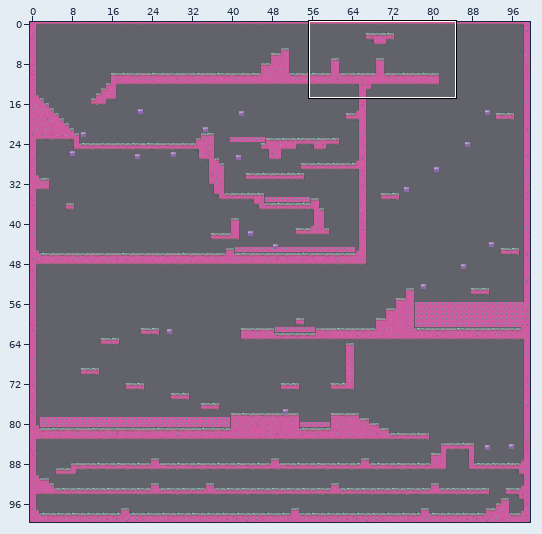
Level history. Tiled map: res/maps/testmap_3.tmx. Above, an overview of the earlier version with the close-up marked.
Close-up. Before the commit:
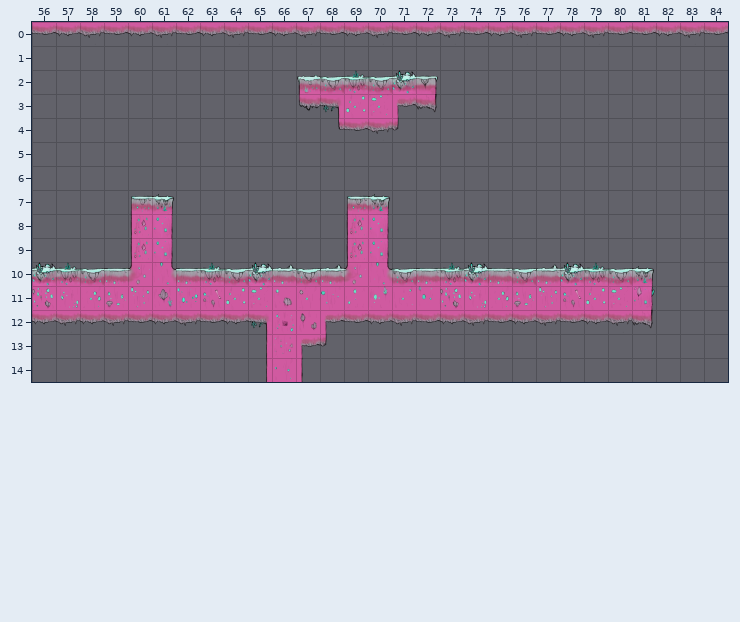
Cells are 64x64 px. Shown: x 56..84, y 0..14. The commit also changed other parts of the map, which this record leaves out.
And afterwards:
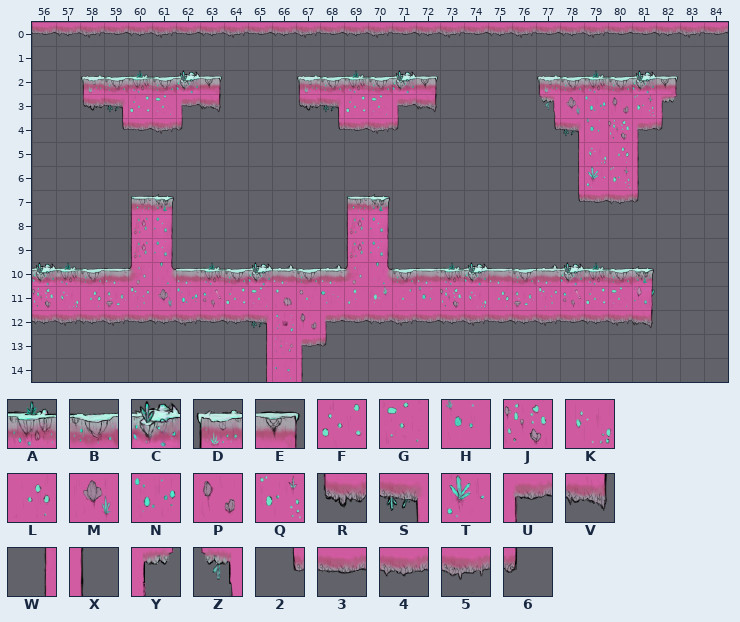
Key: from "tiledmap_final": A 7, B 8, C 9, D 54, E 62, F 82, G 83, H 108, J 109, K 110, L 111, M 132, N 133, P 134, Q 135, R 154, S 156, T 158, U 160, V 162, W 181, X 185, Y 186, Z 187, 2 206, 3 207, 4 208, 5 209, 6 210.
_ is an empty cell.
Diff:
Layer "Kachelebene 1":
y 2: x 58..63 ______ -> DBABCE; x 77..82 ______ -> DBABCE
y 3: x 58..63 ______ -> RSFGUV; x 77..82 ______ -> ZMNPQY
y 4: x 59..62 ____ -> 2356; x 77..82 ______ -> 2SHJU6
y 5: x 78..81 ____ -> WKLX
y 6: x 78..81 ____ -> WTQX
y 7: x 78..81 ____ -> 2346
Pixel boxes of the changes (left, top, right, bottom) in both close-ups:
added: (81, 70, 222, 134)
added: (537, 70, 678, 205)
